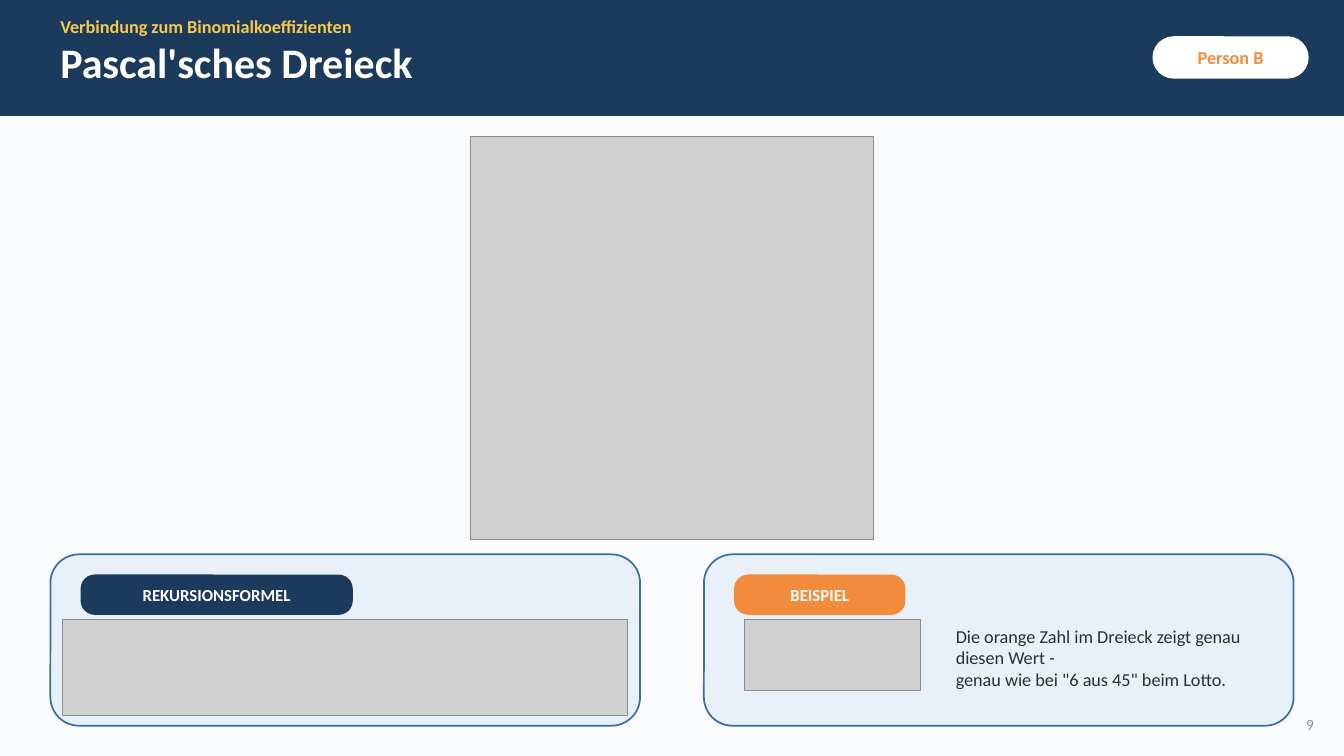
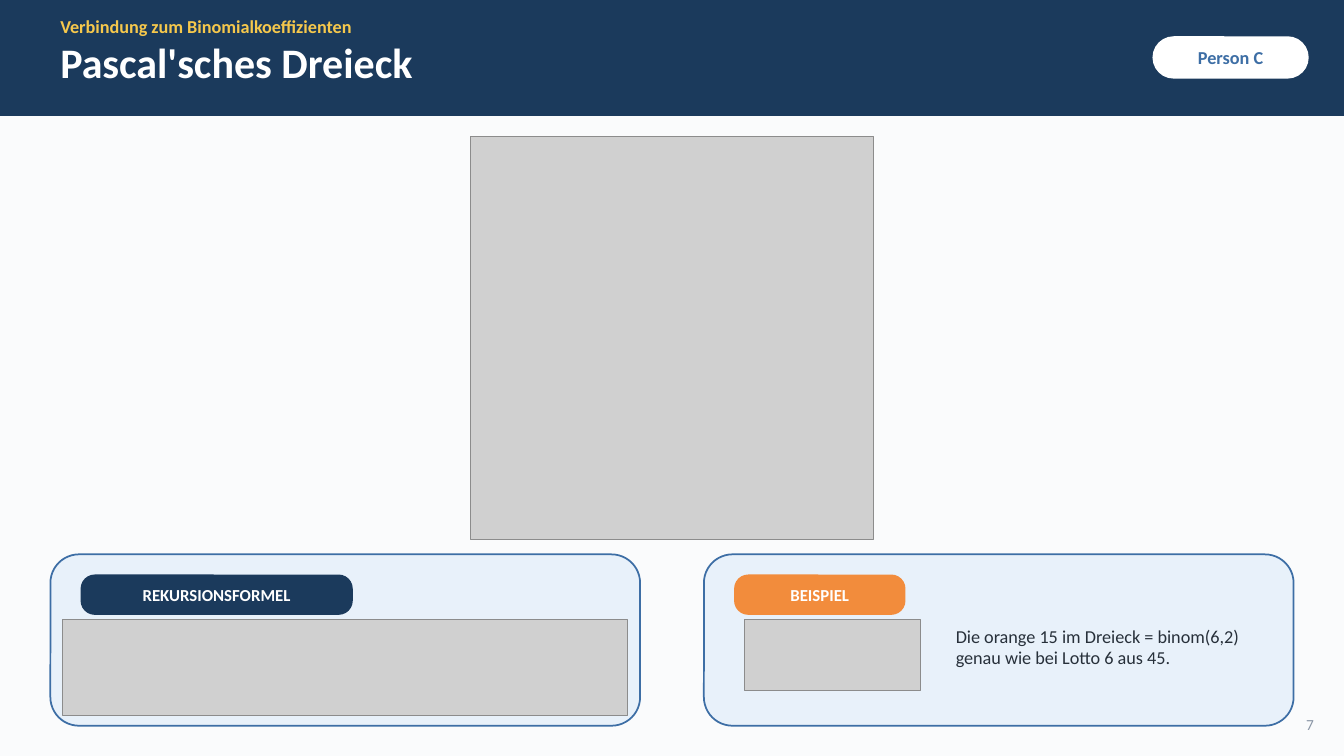
Before and after one commit to simonschick240308-hash/stuff4staff-upgrade, a slide deck: slide 7 of kombinatorik-praesentation/kombinatorik_praesentation.pptx (slide 9 before the commit). Drawn at 1344x756 pixels with LibreOffice and Linux fonts; fonts in the diff are those of the drawing; grey boxes stand for pictures. Boxes give left, top, right and bottom in pixels: in the first picture for what was removed or moved away, otherwise in the second. Text is boxed around its words. In the diff, an @@ line names an element or a change of style, - is before the commit and + after.

```diff
--- a/kombinatorik-praesentation/kombinatorik_praesentation.pptx
+++ b/kombinatorik-praesentation/kombinatorik_praesentation.pptx
@@ text in rounded rectangle at [1198,52,1264,64]: text changed; text colour #F28C3C to #3D6EA5 @@
-Person B
+Person C
@@ text at [956,630,1239,667]: text changed @@
-Die orange Zahl im Dreieck zeigt genau diesen Wert -
-genau wie bei "6 aus 45" beim Lotto.
+Die orange 15 im Dreieck = binom(6,2)
+genau wie bei Lotto 6 aus 45.
@@ text at [1306,720,1314,730]: text changed @@
-9
+7
```
Also in this commit, not shown: 8 other slides changed, 7 slides added, 11 slides removed, 5 other files.
